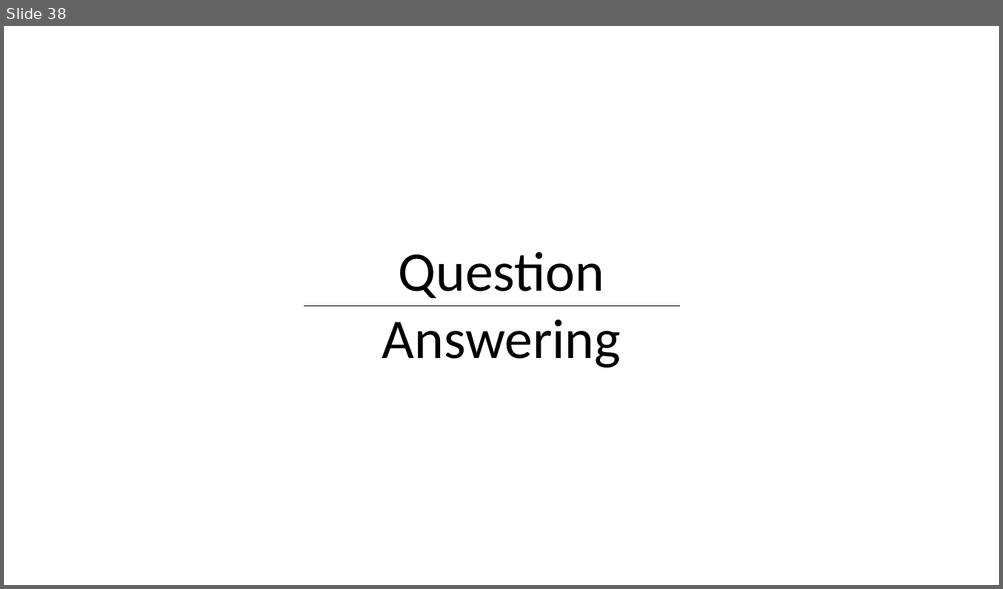
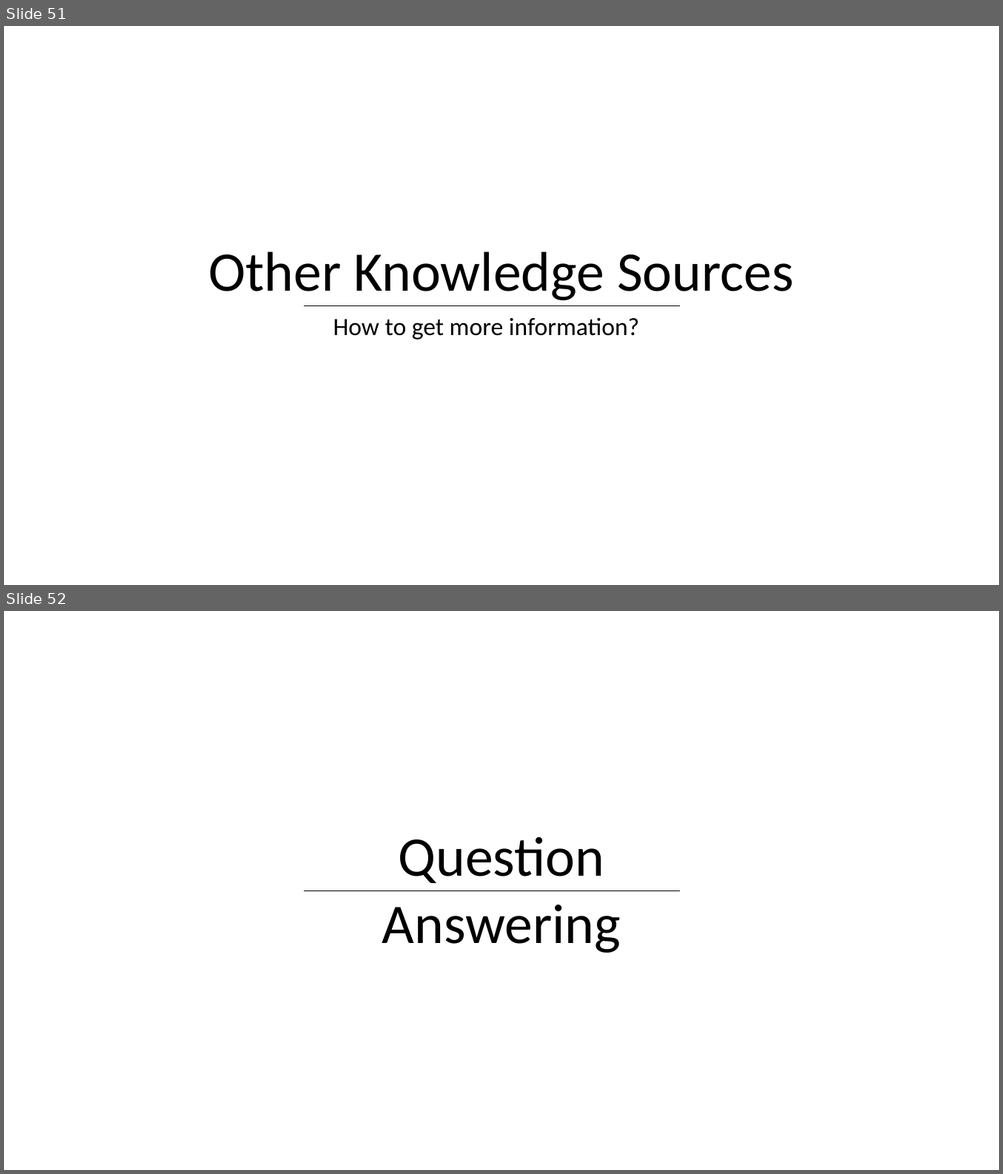
Before and after one commit to DhruvaPendharkar/thesis-project, a slide deck: Notes/ThesisPresentation.pptx. Shown one above the other, each under a label of ours: slide 38 before the commit, slides 51 and 52 after it. The pictures are 1003x589 and 1003x1174 pixels, drawn with LibreOffice and Linux fonts; fonts in the diff are those of the drawing. Boxes give left, top, right and bottom in pixels: in the first picture for what was removed or moved away, otherwise in the second. Text is boxed around its words. In the diff, an @@ line names an element or a change of style, - is before the commit and + after.

Commit message:
Adding Knowledge Generation

```diff
--- a/Notes/ThesisPresentation.pptx
+++ b/Notes/ThesisPresentation.pptx
@@ slide 51 added at <box>4,26,999,585</box>, background #FFFFFF @@
@@ text added at <box>209,252,794,301</box>, 54 pt, text #000000 @@
+Other Knowledge Sources
@@ line added from (303, 306) to (680, 306), #000000 0.5 pt @@
@@ text added at <box>333,318,639,340</box>, 24 pt, text #000000 @@
+How to get more information?
@@ what was slide 38 is now slide 52 @@
```
Also in this commit, not shown: 11 slides changed, 13 other slides added.
